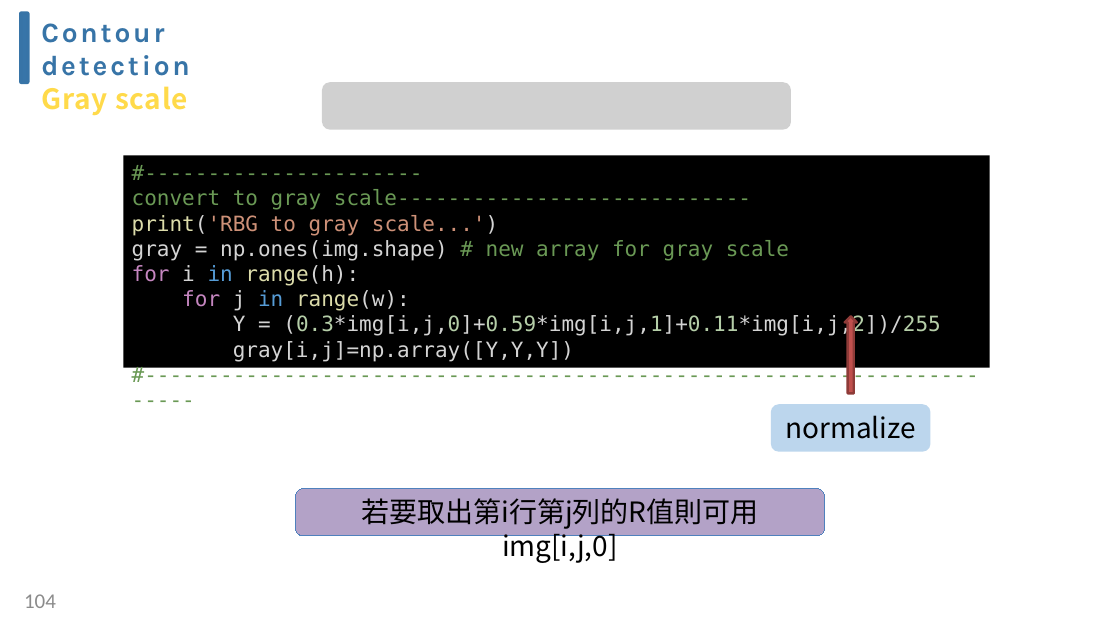
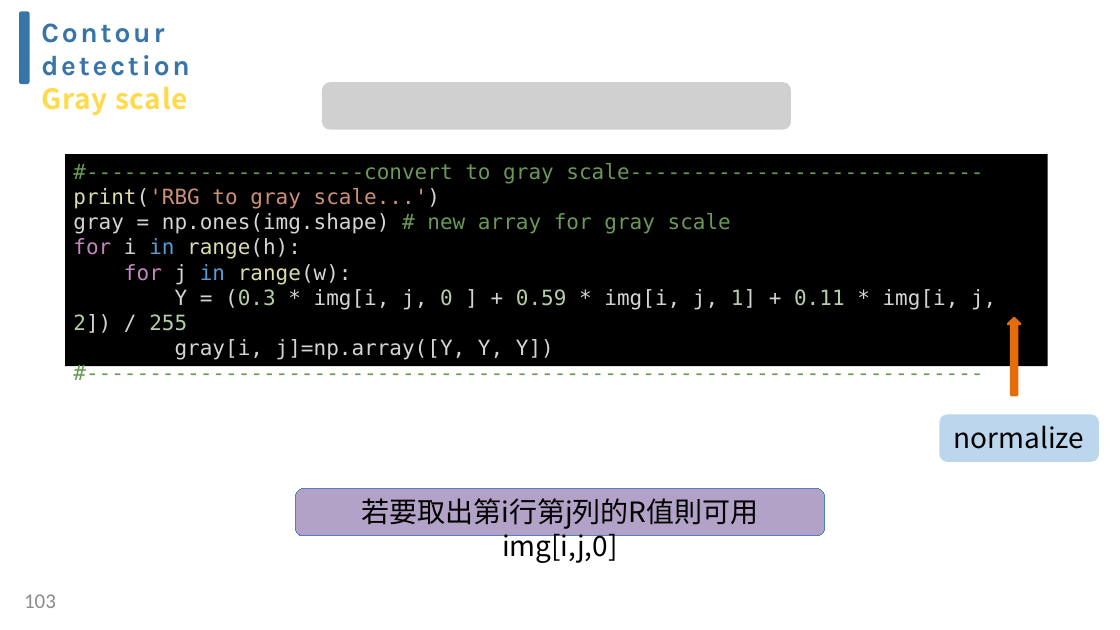
Before and after one commit to Kenchu123/EECamp2020, a slide deck: slide 103 of ppt/python2020-v4.pptx (slide 104 before the commit). Drawn at 1120x630 pixels with LibreOffice and Linux fonts; fonts in the diff are those of the drawing; grey boxes stand for pictures. Boxes give left, top, right and bottom in pixels: in the first picture for what was removed or moved away, otherwise in the second. Text is boxed around its words. In the diff, an @@ line names an element or a change of style, - is before the commit and + after.

```diff
--- a/ppt/python2020-v4.pptx
+++ b/ppt/python2020-v4.pptx
@@ rectangle "#----------------------convert to gray scale---------------- ...": place and size @@
-rectangle "#----------------------convert to gray scale---------------- ..." at [124, 155, 990, 367]
+rectangle "#----------------------convert to gray scale---------------- ..." at [66, 155, 1049, 366]
@@ text in rectangle at [73, 289, 996, 360]: spaces changed @@
-Y = (0.3*img[i,j,0]+0.59*img[i,j,1]+0.11*img[i,j,2])/255
-gray[i,j]=np.array([Y,Y,Y])
+Y = (0.3 * img[i, j, 0 ] + 0.59 * img[i, j, 1] + 0.11 * img[i, j, 2]) / 255
+gray[i, j]=np.array([Y, Y, Y])
@@ up arrow: place and size @@
-up arrow at [844, 317, 857, 394]
+up arrow at [1008, 318, 1021, 396]
@@ up arrow at [1008, 318, 1021, 396]: fill #C0504D to #E46C0A; outline #8E3B39 2 pt to #E46C0A 2 pt @@
@@ rounded rectangle "normalize": place and size @@
-rounded rectangle "normalize" at [771, 404, 931, 452]
+rounded rectangle "normalize" at [939, 414, 1099, 462]
@@ page number at [24, 594, 56, 608]: text changed @@
-104
+103
```
Also in this commit, not shown: 30 other slides changed, 2 slides added, 3 slides removed, 3 other files.
